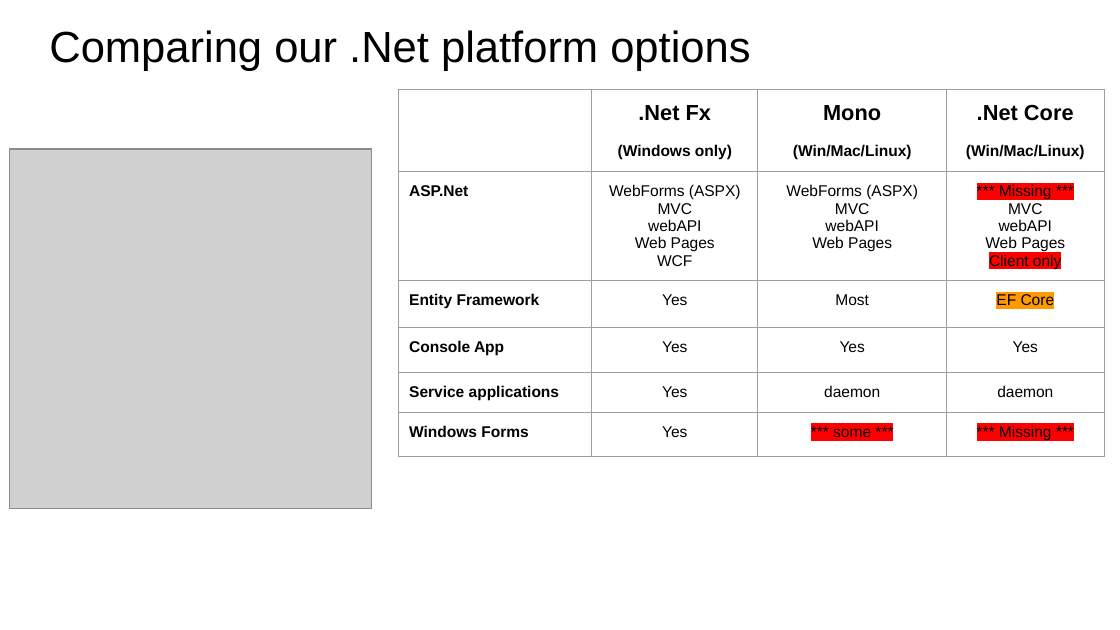
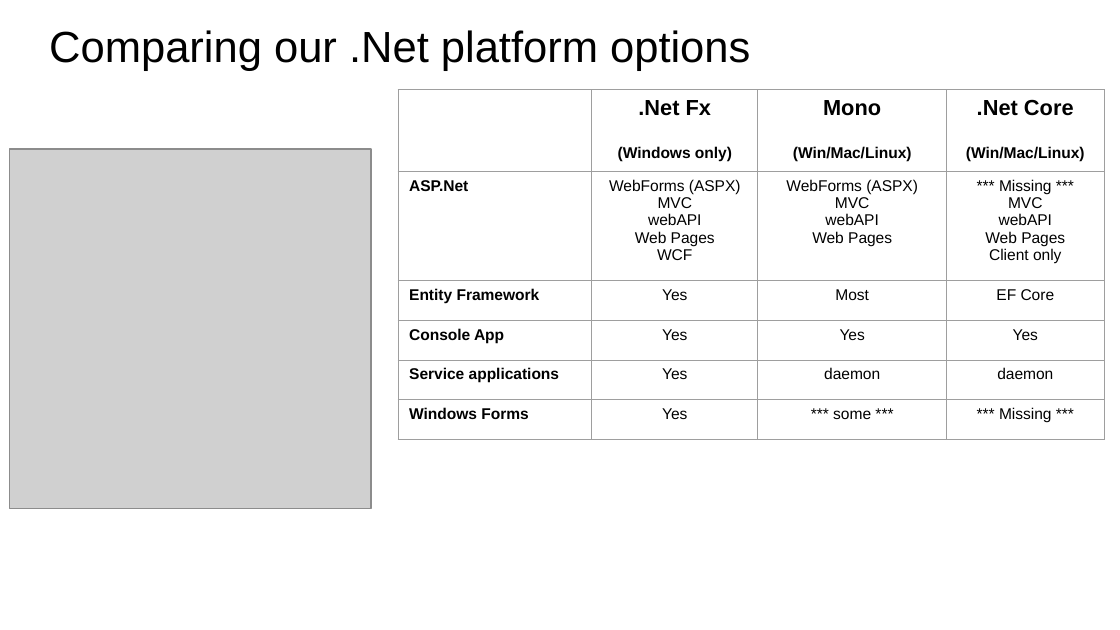
Before and after one commit to PeterWillmot/CrossPlatformSQLandDotNetCore, a slide deck: slide 3 of Slides/Building low-cost apps with SQL Server and .Net Core.pptx. Drawn at 1120x630 pixels with LibreOffice and Linux fonts; fonts in the diff are those of the drawing; grey boxes stand for pictures. Boxes give left, top, right and bottom in pixels: in the first picture for what was removed or moved away, otherwise in the second. Text is boxed around its words. In the diff, an @@ line names an element or a change of style, - is before the commit and + after.

```diff
--- a/Slides/Building low-cost apps with SQL Server and .Net Core.pptx
+++ b/Slides/Building low-cost apps with SQL Server and .Net Core.pptx
@@ table at (x1=398, y1=90, x2=1103, y2=426) @@
@@ highlight #FF0000 to none in "*** Missing ***", "Client only", "*** some ***", "*** Missing ***" @@
@@ highlight #FF9900 to none in "EF Core" @@
@@ borders changed @@
```
Also in this commit, not shown: 8 other slides changed.
